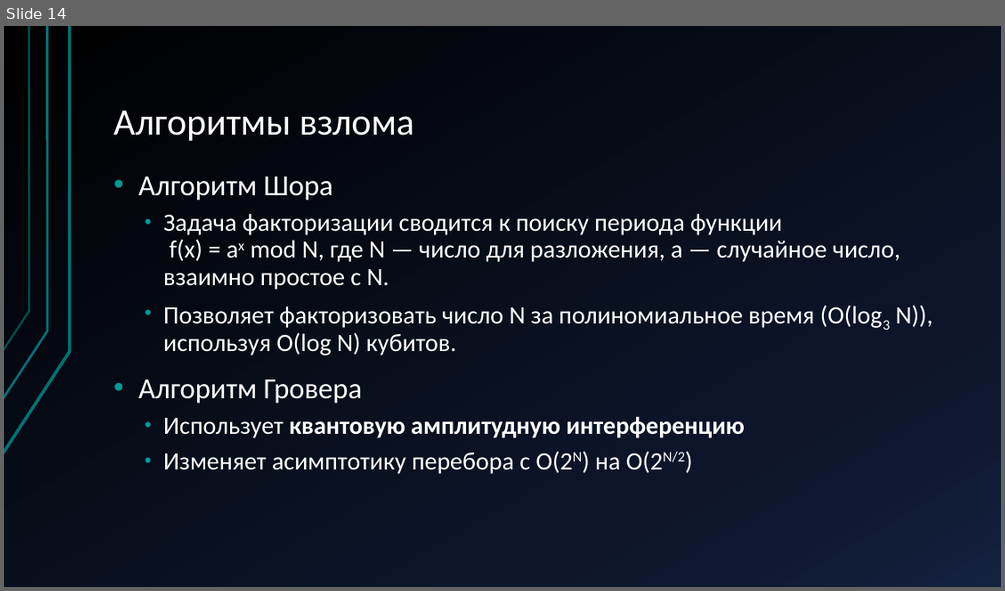
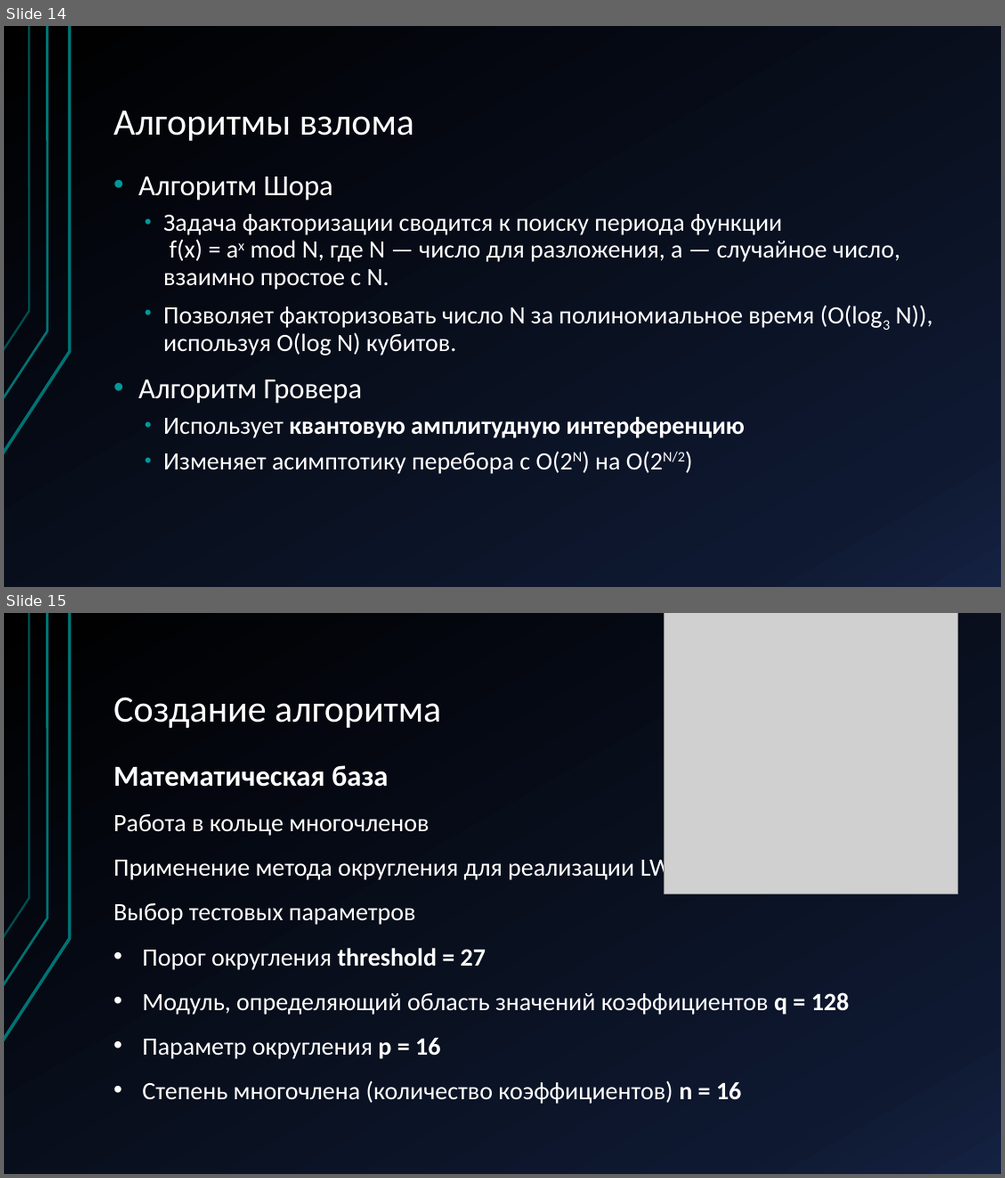
Before and after one commit to Terexi110/Teory, a slide deck: Постквантовая криптография KEM на решётках.pptx. Shown one above the other, each under a label of ours: slide 14 before the commit, slides 14 and 15 after it. The pictures are 1005x591 and 1005x1178 pixels, drawn with LibreOffice and Linux fonts; fonts in the diff are those of the drawing; grey boxes stand for pictures. Boxes give left, top, right and bottom in pixels: in the first picture for what was removed or moved away, otherwise in the second. Text is boxed around its words. In the diff, an @@ line names an element or a change of style, - is before the commit and + after.

```diff
--- a/Постквантовая криптография KEM на решётках.pptx
+++ b/Постквантовая криптография KEM на решётках.pptx
@@ slide 15 added at bbox=[4, 613, 1001, 1174], background gradient #000000 to #0E1830 to #142141; not listed: 3 template elements that a slide beside it also shows @@
@@ picture added at bbox=[663, 613, 957, 893] @@
@@ title added at bbox=[113, 697, 441, 728], 36 pt, text #FFFFFF @@
+Создание алгоритма
@@ text added at bbox=[113, 765, 850, 1103], 24 pt, text #FFFFFF @@
+Математическая база
+Работа в кольце многочленов
+Применение метода округления для реализации LWR-подхода
+Выбор тестовых параметров
+• Порог округления threshold = 27
+• Модуль, определяющий область значений коэффициентов q = 128
+• Параметр округления p = 16
+• Степень многочлена (количество коэффициентов) n = 16
```
Also in this commit, not shown: 1 slide changed, 6 other slides added, 1 slide removed.
